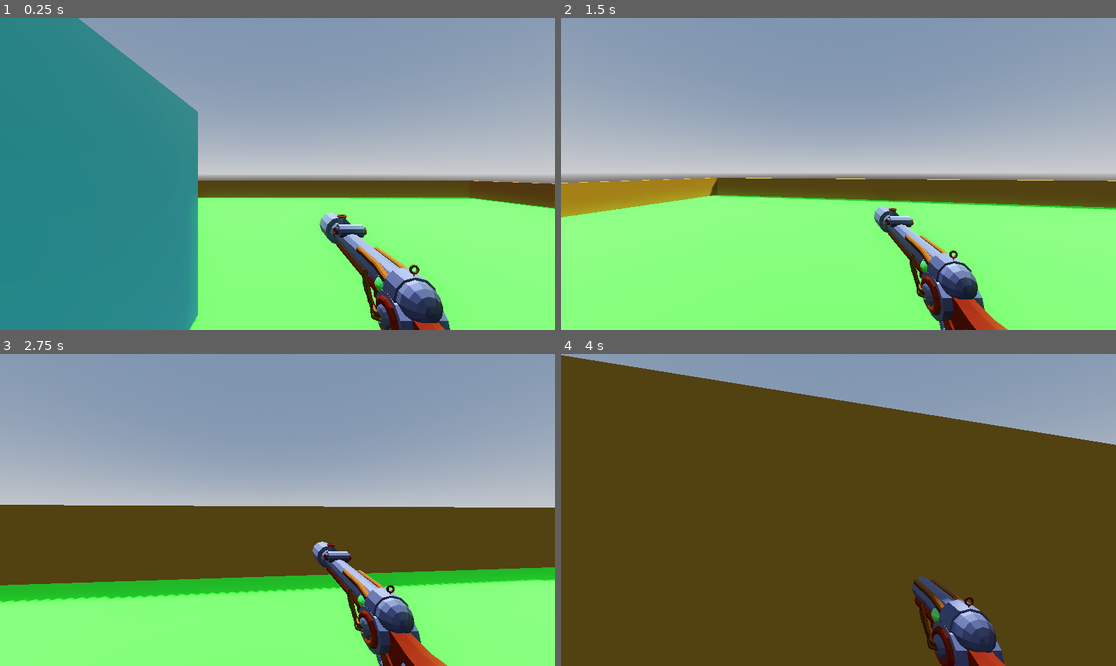
Above: before the commit, frames 1-4 (two rows, left to right).
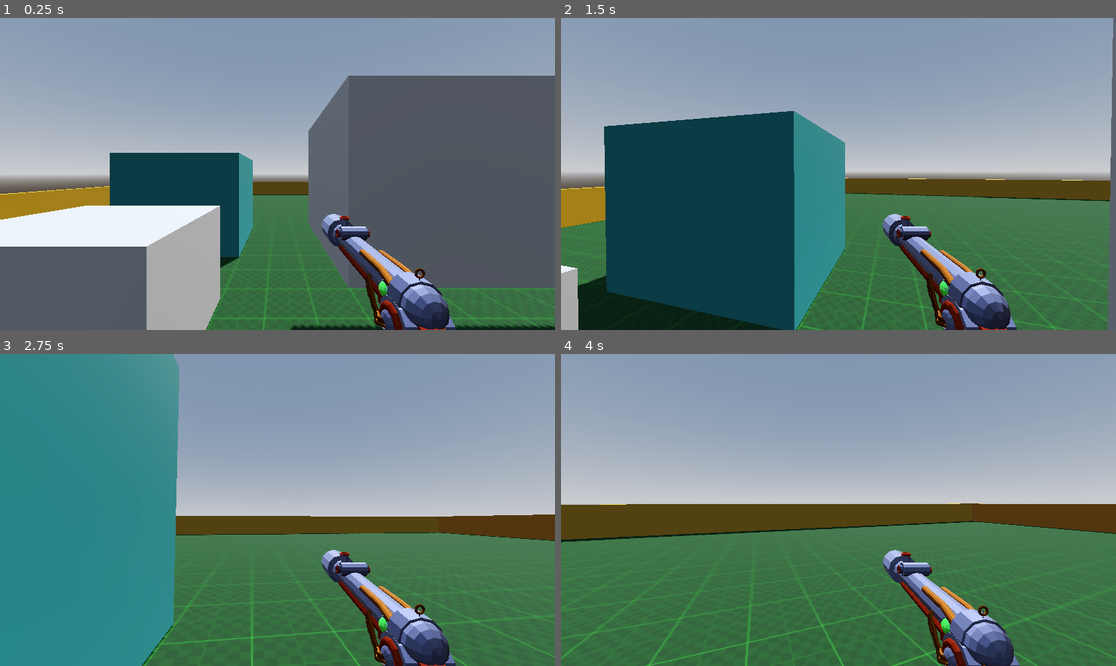
Above: after the commit, the same moments.

Repository: b3nhh/flintlockgame
Game: Godot game, scene res://Scenes/main.tscn
The game is run twice, just before and just after one commit, with the same random seed, the same clock (stepped at 60 frames per second) and the same inputs.
Inputs (mouse positions are in pixels of both pictures, inside the frame that each line leads up to):
- Up to frame 1 (0.25 s): no input
- Up to frame 2 (1.5 s): move the mouse to (866, 174) at 0.52 s; press the mouse at (866, 174) at 0.53 s; hold W (up) from 0.53 s (still down); tap Space (jump) at 0.77, 1.07 s; tap Shift (sprint) at 0.8, 1.35 s; move the mouse to (810, 174) at 1.27 s; release the mouse at (810, 174) at 1.28 s; click (810, 174) at 1.42 s
- Up to frame 3 (2.75 s): keep holding W (up); tap Space (jump) at 1.52, 1.82 s; tap Ctrl (crouch, bound only after the commit) at 1.55 s; move the mouse to (288, 503) at 2.02 s; hold Ctrl (crouch, bound only after the commit) from 2.03 s (still down); click (288, 503) at 2.17 s; tap Alt (freelook, bound only after the commit) at 2.3 s
- Up to frame 4 (4 s): keep holding W (up); move the mouse to (832, 516) at 2.77 s; release Ctrl (crouch, bound only after the commit) at 2.78 s; tap Alt (freelook, bound only after the commit) at 2.85 s; click (832, 516) at 2.92 s; tap Space (jump) at 3.02, 3.05, 3.32, 3.6, 3.77 s; move the mouse to (877, 513) at 3.52 s; press the mouse at (877, 513) at 3.53 s

The runs differ from the first frame. In frame 1, 76% of the frame differs, in the area x 0-100%, y 0-100%; in frame 2, 53%; in frame 3, 62%; in frame 4, 77%.

Commit message:
updated player script
created new player character with the updated script, fixes the camera issue, adds sliding, crouching, states, changes floor texture, and i attempted to add the gun knockback but it still dosent work.

Diff:
--- a/Scenes/main.tscn
+++ b/Scenes/main.tscn
@@ -1,6 +1,7 @@
-[gd_scene load_steps=11 format=3 uid="uid://cfkmyl2xlcy56"]
+[gd_scene load_steps=12 format=3 uid="uid://cfkmyl2xlcy56"]
 
-[ext_resource type="PackedScene" uid="uid://5iurrb07epis" path="res://Scenes/player.tscn" id="1_jjgbg"]
+[ext_resource type="Texture2D" uid="uid://cbqaticgtsixb" path="res://Assets/black_grid.png" id="1_bo1nx"]
+[ext_resource type="PackedScene" uid="uid://cln1arkmji1ri" path="res://player_2.tscn" id="1_jjgbg"]
 
 [sub_resource type="ProceduralSkyMaterial" id="ProceduralSkyMaterial_ig7tw"]
 sky_horizon_color = Color(0.662243, 0.671743, 0.686743, 1)
@@ -17,6 +18,8 @@
 
 [sub_resource type="StandardMaterial3D" id="StandardMaterial3D_ig7tw"]
 albedo_color = Color(0.226432, 0.962425, 0.172728, 1)
+albedo_texture = ExtResource("1_bo1nx")
+uv1_triplanar = true
 
 [sub_resource type="StandardMaterial3D" id="StandardMaterial3D_0xm2m"]
 albedo_color = Color(0.537634, 0.346173, 0.065844, 1)
@@ -41,9 +44,6 @@
 
 [node name="WorldEnvironment" type="WorldEnvironment" parent="."]
 environment = SubResource("Environment_h2yge")
-
-[node name="Player" parent="." instance=ExtResource("1_jjgbg")]
-transform = Transform3D(1, 0, 0, 0, 1, 0, 0, 0, 1, 0, 1.25968, 0)
 
 [node name="CSGBox3D" type="CSGBox3D" parent="."]
 transform = Transform3D(1, 0, 0, 0, 1, 0, 0, 0, 1, 2.74306, -0.128727, -3.901)
@@ -85,3 +85,16 @@
 material_override = SubResource("StandardMaterial3D_7mycd")
 use_collision = true
 size = Vector3(4.30127, 3.44553, 3.57922)
+
+[node name="Player2" parent="." instance=ExtResource("1_jjgbg")]
+transform = Transform3D(1, 0, 0, 0, 1, 0, 0, 0, 1, -0.00536275, 1.32157, 7.00317)
+
+[node name="CSGBox3D8" type="CSGBox3D" parent="."]
+transform = Transform3D(1, 0, 0, 0, 1, 0, 0, 0, 1, 3.39455, 2.73304, 3.77775)
+use_collision = true
+size = Vector3(5.42725, 2.05023, 2.51782)
+
+[node name="CSGBox3D9" type="CSGBox3D" parent="."]
+transform = Transform3D(1, 0, 0, 0, 1, 0, 0, 0, 1, -2.76146, 0.652783, 6.80566)
+use_collision = true
+size = Vector3(2.97949, 1.19524, 2.51782)
--- a/Scripts/Player.gd
+++ b/Scripts/Player.gd
@@ -29,41 +29,78 @@
 
 var impulseStrength = 10
 
-@onready var head = $Head
-@onready var camera = $Head/Camera3D
+@onready var head_node = $Head
 @onready var gun_anim = $Head/Camera3D/Rifle/AnimationPlayer
 @onready var gun_barrel = $Head/Camera3D/Rifle/RayCast3D
 @onready var gun_anim2 = $Head/Camera3D/Rifle2/AnimationPlayer
 @onready var gun_barrel2 = $Head/Camera3D/Rifle2/RayCast3D
 
+# Camera look and mouse variables
+@onready var head = $Head/Camera3D # Head node for recoil
+var mouse_input : bool = false 			# Check mouse movement
+var rotation_input : float				# Rotation in X
+var tilt_input : float					# Rotation in Y
+	# Rotation Variables
+var mouse_rotation : Vector3
+var player_rotation : Vector3
+var camera_rotation : Vector3
+	# Export Variables
+@export var MOUSE_SENSITIVITY = 0.5					# Mouse sensitivity
+@export var TILT_UPPER_LIMIT = deg_to_rad(90)		# Upper tilt limit
+@export var TILT_LOWER_LIMIT = deg_to_rad(-90.0)	# Lower tilt limit
+@export var CAMERA_CONTROLLER = Camera3D			# Assigned camera
 
+var target_rotation: Vector3
+var smooth_rotation: Vector3
+var mouse_sensitivity = 0.01
 
 
 func _ready():
 	Input.mouse_mode = Input.MOUSE_MODE_CAPTURED
 
 
-func _input(event):
+func _unhandled_input(event):
 	if event is InputEventMouseMotion:
-		head.rotate_y(-event.relative.x * SENSITIVITY)
-		camera.rotate_x(-event.relative.y * SENSITIVITY)
-		camera.rotation.x = clamp(camera.rotation.x, deg_to_rad(-50), deg_to_rad(60))
+		target_rotation.x -= event.relative.y * mouse_sensitivity
+		target_rotation.x = clamp(target_rotation.x, rad_to_deg(-80), deg_to_rad(50))
+		target_rotation.y -= event.relative.x * mouse_sensitivity
+	## If both conditions are met, which means that the input event is a mouse movement and the mouse mode is captured.
+	#mouse_input = event is InputEventMouseMotion and Input.get_mouse_mode() == Input.MOUSE_MODE_CAPTURED
+	#
+	#if mouse_input:
+		#rotation_input = -event.relative.x * MOUSE_SENSITIVITY		# Rotation in X
+		#tilt_input = -event.relative.y * MOUSE_SENSITIVITY			# Rotation in Y
+
+func _update_camera(delta):
+	smooth_rotation = smooth_rotation.lerp(target_rotation, delta * 10)
+	rotation = smooth_rotation
 
 
+
+func _input(event):
+	# Exit Option
+	if event.is_action_pressed("exit"):
+		get_tree().quit()
+
+func _walk():
+	if Input.is_action_just_pressed("sprint") and is_on_floor():
+		speed = SPRINT_SPEED
+	else:
+		speed = WALK_SPEED
+
+func _jump():
+	if Input.is_action_just_pressed("jump") and is_on_floor():
+		velocity.y = JUMP_VELOCITY
+
 func _physics_process(delta):
+	_update_camera(delta)
 	# Add the gravity.
 	if not is_on_floor():
 		velocity.y -= gravity * delta
-
 	# Handle Jump.
-	if Input.is_action_just_pressed("jump") and is_on_floor():
-		velocity.y = JUMP_VELOCITY
-
+	_jump()
 	# Handle Sprint.
-	if Input.is_action_pressed("sprint"):
-		speed = SPRINT_SPEED
-	else:
-		speed = WALK_SPEED
+	_walk()
 
 	# Get the input direction and handle the movement/deceleration.
 	var input_dir = Input.get_vector("left", "right", "up", "down")
@@ -80,13 +117,13 @@
 		velocity.z = lerp(velocity.z, direction.z * speed, delta * 3.0)
 
 	# Head bob
-	t_bob += delta * velocity.length() * float(is_on_floor())
-	camera.transform.origin = _headbob(t_bob)
+	#t_bob += delta * velocity.length() * float(is_on_floor())
+	#head.transform.origin = _headbob(t_bob)
 
 	# FOV
-	var velocity_clamped = clamp(velocity.length(), 0.5, SPRINT_SPEED * 2)
-	var target_fov = BASE_FOV + FOV_CHANGE * velocity_clamped
-	camera.fov = lerp(camera.fov, target_fov, delta * 8.0)
+	#var velocity_clamped = clamp(velocity.length(), 0.5, SPRINT_SPEED * 2)
+	#var target_fov = BASE_FOV + FOV_CHANGE * velocity_clamped
+	#head.fov = lerp(head.fov, target_fov, delta * 8.0)
 
 	# Shooting
 	if Input.is_action_pressed("shoot"):
@@ -96,13 +133,13 @@
 			instance.position = gun_barrel.global_position
 			instance.transform.basis = gun_barrel.global_transform.basis
 			#brooks solution
-			var playerLaunchDirZ = camera.global_transform.basis.z
+			var playerLaunchDirZ = head.global_transform.basis.z
 
 			velocity += playerLaunchDirZ * impulseStrength
 			get_parent().add_child(instance)
 			canShoot = false
 
-			await get_tree().create_timer(10.0).timeout
+			await get_tree().create_timer(1.0).timeout
 			canShoot = true
 
 
--- /dev/null
+++ b/player_2.gd
@@ -0,0 +1,237 @@
+extends CharacterBody3D
+
+#Player vars
+@onready var head = $Neck/Head
+@onready var std_collision_shape: CollisionShape3D = $std_collision_shape
+@onready var crc_collision_shape: CollisionShape3D = $crc_collision_shape
+@onready var ray_cast_3d: RayCast3D = $RayCast3D
+@onready var neck: Node3D = $Neck
+@onready var camera_3d: Camera3D = $Neck/Head/Eyes/Camera3D
+@onready var eyes: Node3D = $Neck/Head/Eyes
+@onready var gun_anim: AnimationPlayer = $Neck/Head/Eyes/Camera3D/Rifle/AnimationPlayer
+@onready var gun_barrel: Node3D = $Neck/Head/Eyes/Camera3D/Rifle/RayCast3D
+@onready var player_body: CharacterBody3D = $"."
+
+
+
+#speed vars
+#if speed isent declared as float then the whole games lowkey breaks idk why
+var speed: float
+const WALKING_SPEED = 5.0
+const SPRINTING_SPEED = 8.0
+const CROUCHING_SPEED = 1.0
+
+#Movement vars
+const JUMP_VELOCITY = 4.5
+var lerp_speed = 10.0
+#player control in air
+var air_lerp_speed = 3.0
+var crouching_depth = -0.5
+var freelook_tilt = 8
+var input_dir = Vector2.ZERO
+
+#input vars
+var mouse_sens = 0.25
+const CAMERA_LIMMIT = 89
+const FREELOOK_LIM = 120
+var direction = Vector3.ZERO
+
+#states
+var walking = false
+var sprinting = false
+var crouching = false
+var freelooking = false
+var sliding = false
+var launched = false
+
+#sliding vars
+var slide_timer = 0.0
+var slide_timer_max = 1.0
+var slide_vector = Vector2.ZERO
+var slide_speed = 10.0
+
+#headbobing vars
+const HEAD_SPRINTING_SPEED = 22.0
+const HEAD_WALKING_SPEED = 14.0
+const HEAD_CROUCHING_SPEED = 10.0
+const SPRINTING_INTENSITY = 0.3
+const WALKING_INTENSITY = 0.2
+const CROUCHING_INTENSITY = 0.1
+var curr_head_intensity = 0.0
+var head_vector = Vector2.ZERO
+var t_bob = 0.0
+
+#gun vars
+@onready var canShoot = true
+var bullet = load("res://Scenes/Bullet.tscn")
+var instance
+var launch_strength = 20.0
+
+#physics vars
+var gravity = ProjectSettings.get_setting("physics/3d/default_gravity")
+
+
+func _ready():
+	Input.set_mouse_mode(Input.MOUSE_MODE_CAPTURED)
+
+
+
+func _crouching(delta):
+	speed = lerp(speed, CROUCHING_SPEED, delta*lerp_speed)
+	#smooth crouch
+	head.position.y = lerp(head.position.y, crouching_depth, delta * lerp_speed)
+	#snappy crouch
+	#head.position.y = 1.8 + crouching_depth
+	std_collision_shape.disabled = true
+	crc_collision_shape.disabled = false
+
+	#slide begining logic
+	if sprinting && input_dir != Vector2.ZERO:
+		sliding = true
+		freelooking = true
+		slide_timer = slide_timer_max
+		slide_vector = input_dir
+		print("slide start")
+	walking = false
+	sprinting = false
+	crouching = true
+
+func _uncrouching(delta):
+	std_collision_shape.disabled = false
+	crc_collision_shape.disabled = true
+	#smooth uncrouch
+	head.position.y = lerp(head.position.y, 0.0, delta * lerp_speed)
+	#snappy uncrouch
+	#head.position.y = 1.8
+
+func _sprinting(delta):
+	speed = lerp(speed, SPRINTING_SPEED, delta * lerp_speed)
+	walking = false
+	sprinting = true
+	crouching = false
+
+func _walking(delta):
+	speed = lerp(speed, WALKING_SPEED, delta*lerp_speed)
+	walking = true
+	sprinting = false
+	crouching = false
+
+func _sliding(delta):
+	if sliding:
+		slide_timer -= delta
+		if slide_timer <= 0:
+			sliding = false
+			freelooking = false
+			print("slide end")
+
+func _handle_freelook(delta):
+	if Input.is_action_pressed("freelook") || sliding:
+		freelooking = true
+
+		#slightly tilts camera when sliding
+		if sliding:
+			camera_3d.rotation.z = lerp(-deg_to_rad(2.0), camera_3d.rotation.z, delta * lerp_speed)
+		else:
+			camera_3d.rotation.z = -deg_to_rad(neck.rotation.y*freelook_tilt)
+	else:
+		freelooking = false
+		neck.rotation.y = lerp(neck.rotation.y, 0.0, delta * lerp_speed)
+		camera_3d.rotation.z = lerp(camera_3d.rotation.z, 0.0, delta * lerp_speed)
+
+func _bobing(delta):
+	if sprinting:
+		curr_head_intensity = SPRINTING_INTENSITY
+		t_bob += SPRINTING_INTENSITY * delta
+	elif walking:
+		curr_head_intensity = WALKING_INTENSITY
+		t_bob += WALKING_INTENSITY * delta
+	elif crouching:
+		curr_head_intensity = CROUCHING_INTENSITY
+		t_bob += CROUCHING_INTENSITY * delta
+
+	if is_on_floor() && !sliding && input_dir != Vector2.ZERO:
+		head_vector.y = sin(t_bob)
+		head_vector.x = sin(t_bob/2) + 0.5
+
+		eyes.position.y = lerp(eyes.position.y, head_vector.y * (curr_head_intensity/2.0), delta * lerp_speed)
+		eyes.position.x = lerp(eyes.position.x, head_vector.x * curr_head_intensity, delta * lerp_speed)
+	else:
+		eyes.position.y = lerp(eyes.position.y, 0.0, delta * lerp_speed)
+		eyes.position.x = lerp(eyes.position.x, 0.0, delta * lerp_speed)
+
+func _input(event):
+	if event is InputEventMouseMotion:
+		if freelooking:
+			neck.rotate_y(deg_to_rad(-event.relative.x * mouse_sens))
+			neck.rotation.y = clamp(neck.rotation.y, deg_to_rad(-FREELOOK_LIM), deg_to_rad(FREELOOK_LIM))
+		else:
+			rotate_y(deg_to_rad(-event.relative.x * mouse_sens))
+		head.rotate_x(deg_to_rad(-event.relative.y * mouse_sens))
+		head.rotation.x = clamp(head.rotation.x, deg_to_rad(-CAMERA_LIMMIT), deg_to_rad(CAMERA_LIMMIT))
+
+
+
+func _physics_process(delta: float) -> void:
+	#getting movement
+	input_dir = Input.get_vector("left", "right", "up", "down")
+
+	if Input.is_action_pressed("crouch") || sliding:
+		_crouching(delta)
+	elif !ray_cast_3d.is_colliding():
+		_uncrouching(delta)
+		if Input.is_action_pressed("sprint"):
+			_sprinting(delta)
+		else:
+			_walking(delta)
+
+	_handle_freelook(delta)
+	_sliding(delta)
+
+	if Input.is_action_pressed("shoot"):
+		if !gun_anim.is_playing() and canShoot:
+			gun_anim.play("Shoot")
+			instance = bullet.instantiate()
+			instance.position = gun_barrel.global_position
+			instance.transform.basis = gun_barrel.global_transform.basis
+			#brooks solution
+			var playerLaunchDirZ = player_body.global_transform.basis.z
+
+			velocity += playerLaunchDirZ * launch_strength
+			get_parent().add_child(instance)
+			canShoot = false
+
+			await get_tree().create_timer(1.0).timeout
+			canShoot = true
+
+	# Add the gravity.
+	if not is_on_floor():
+		velocity.y -= gravity * delta
+
+	# Handle jump.
+	if Input.is_action_just_pressed("jump") and is_on_floor():
+		velocity.y = JUMP_VELOCITY
+		sliding = false
+
+	# Get the input direction and handle the movement/deceleration.
+	#Smooth movement
+	if is_on_floor():
+		direction = lerp(direction, (transform.basis * Vector3(input_dir.x, 0, input_dir.y)).normalized(), delta*lerp_speed)
+	else:
+		if input_dir != Vector2.ZERO:
+			direction = lerp(direction, (transform.basis * Vector3(input_dir.x, 0, input_dir.y)).normalized(), delta*air_lerp_speed)
+	#Snappy instant movement
+	#direction = (transform.basis * Vector3(input_dir.x, 0, input_dir.y)).normalized()
+
+	if sliding:
+		direction = (transform.basis * Vector3(slide_vector.x, 0, slide_vector.y)).normalized()
+		speed = (slide_timer + 0.1) * slide_speed
+	if direction:
+		velocity.x = direction.x * speed
+		velocity.z = direction.z * speed
+	else:
+		velocity.x = move_toward(velocity.x, 0, speed)
+		velocity.z = move_toward(velocity.z, 0, speed)
+
+
+
+	move_and_slide()
--- /dev/null
+++ b/player_2.tscn
@@ -0,0 +1,47 @@
+[gd_scene load_steps=6 format=3 uid="uid://cln1arkmji1ri"]
+
+[ext_resource type="Script" uid="uid://f6es5xt4kchr" path="res://player_2.gd" id="1_8xjnt"]
+[ext_resource type="PackedScene" uid="uid://bqpwh2qhltcpn" path="res://Scenes/Rifle.tscn" id="2_ufh5k"]
+
+[sub_resource type="CapsuleShape3D" id="CapsuleShape3D_sbgyl"]
+
+[sub_resource type="CapsuleMesh" id="CapsuleMesh_xc2g5"]
+
+[sub_resource type="CapsuleShape3D" id="CapsuleShape3D_8xjnt"]
+height = 1.2
+
+[node name="Player2" type="CharacterBody3D"]
+transform = Transform3D(1, 0, 0, 0, 1, 0, 0, 0, 1, 0, 0, 7)
+floor_max_angle = 1.0472
+script = ExtResource("1_8xjnt")
+
+[node name="std_collision_shape" type="CollisionShape3D" parent="."]
+transform = Transform3D(1, 0, 0, 0, 1, 0, 0, 0, 1, 0, 1, 0)
+shape = SubResource("CapsuleShape3D_sbgyl")
+
+[node name="std_mesh_instance" type="MeshInstance3D" parent="std_collision_shape"]
+cast_shadow = 0
+mesh = SubResource("CapsuleMesh_xc2g5")
+skeleton = NodePath("../..")
+
+[node name="crc_collision_shape" type="CollisionShape3D" parent="."]
+transform = Transform3D(1, 0, 0, 0, 1, 0, 0, 0, 1, 0, 0.624536, 0)
+shape = SubResource("CapsuleShape3D_8xjnt")
+disabled = true
+
+[node name="RayCast3D" type="RayCast3D" parent="."]
+target_position = Vector3(0, 2, 0)
+
+[node name="Neck" type="Node3D" parent="."]
+transform = Transform3D(1, 0, 0, 0, 1, 0, 0, 0, 1, 0, 1.8, 0)
+
+[node name="Head" type="Node3D" parent="Neck"]
+
+[node name="Eyes" type="Node3D" parent="Neck/Head"]
+
+[node name="Camera3D" type="Camera3D" parent="Neck/Head/Eyes"]
+transform = Transform3D(1, -2.72637e-41, -2.84217e-14, 0, 1, -9.59255e-28, 2.84217e-14, 9.59255e-28, 1, 0, 0, 0)
+current = true
+
+[node name="Rifle" parent="Neck/Head/Eyes/Camera3D" instance=ExtResource("2_ufh5k")]
+transform = Transform3D(1, 0, 0, 0, 1, 0, 0, 0, 1, 0.270765, -0.266362, -0.542779)
--- a/project.godot
+++ b/project.godot
@@ -14,12 +14,6 @@
 run/main_scene="uid://cfkmyl2xlcy56"
 config/features=PackedStringArray("4.4", "Forward Plus")
 config/icon="res://icon.svg"
-
-[display]
-
-window/size/viewport_width=1920
-window/size/viewport_height=1080
-window/size/mode=3
 
 [editor_plugins]
 
@@ -62,6 +56,21 @@
 "events": [Object(InputEventMouseButton,"resource_local_to_scene":false,"resource_name":"","device":-1,"window_id":0,"a …(253 unchanged characters)…
 ]
 }
+quit={
+"deadzone": 0.2,
+"events": [Object(InputEventKey,"resource_local_to_scene":false,"resource_name":"","device":-1,"window_id":0,"alt_pressed":false,"shift_pressed":false,"ctrl_pressed":false,"meta_pressed":false,"pressed":false,"keycode":0,"physical_keycode":4194305,"key_label":0,"unicode":0,"location":0,"echo":false,"script":null)
+]
+}
+crouch={
+"deadzone": 0.2,
+"events": [Object(InputEventKey,"resource_local_to_scene":false,"resource_name":"","device":-1,"window_id":0,"alt_pressed":false,"shift_pressed":false,"ctrl_pressed":false,"meta_pressed":false,"pressed":false,"keycode":0,"physical_keycode":4194326,"key_label":0,"unicode":0,"location":0,"echo":false,"script":null)
+]
+}
+freelook={
+"deadzone": 0.2,
+"events": [Object(InputEventKey,"resource_local_to_scene":false,"resource_name":"","device":-1,"window_id":0,"alt_pressed":false,"shift_pressed":false,"ctrl_pressed":false,"meta_pressed":false,"pressed":false,"keycode":0,"physical_keycode":4194328,"key_label":0,"unicode":0,"location":0,"echo":false,"script":null)
+]
+}
 
 [physics]
 
Binary file added: Assets/black_grid.png
Not shown, added: Assets/black_grid.png.import
Not shown, added: player_2.gd.uid
